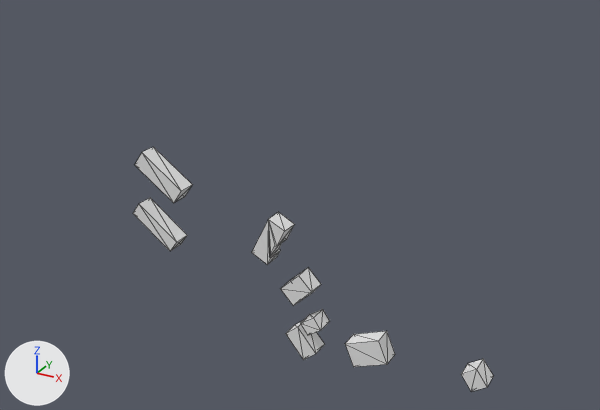
Renders of the glTF model output/glb/tile_215.glb from each side of a commit.
One viewpoint serves both versions: a camera (50 mm lens) standing at (208.0, -332.0, 120.0) and looking at (19.0, 11.0, -51.0). Lighting does not change. The marker at lower left points along +X, +Y and +Z. The older version comes first. Mesh edges are drawn as thin lines.
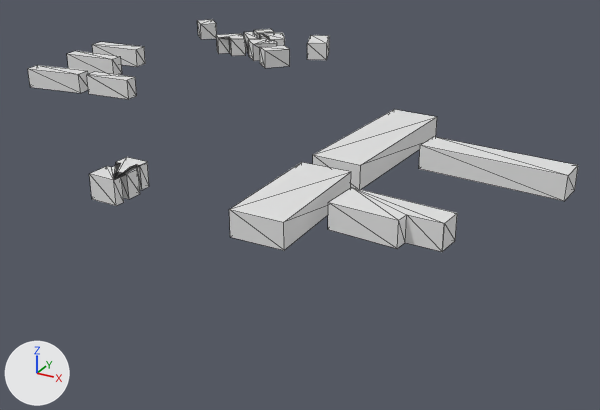
Edits to the bpy script that builds the scene:
```text
Change me_mesh_0:
    used by ob_mesh_0; location = (0.0, 0.0, 0.0)
    remove me_mesh_0.from_pydata(...)  # 72 vertices, 92 faces; spans x -75.0..129.0, y -10.0..0.0, z -129.0..-31.0
    add me_mesh_0.from_pydata(...)  # 182 vertices, 239 faces; spans x -135.0..159.0, y -126.0..132.0, z 0.0..10.0
    me_mesh_0 part 1: the loose piece of 8 vertices spanning x 19.0..37.0, y -10.0..0.0, z -98.0..-80.0 is multiplied about its middle by the matrix ((0.007, 0.0, 0.913), (-0.913, 0.0, 0.007), (0.0, -0.913, 0.0)), then moved by (-142.0, 129.0, 94.0)
    me_mesh_0 part 2: the loose piece of 8 vertices spanning x 30.0..42.0, y -10.0..0.0, z -113.0..-102.0 is multiplied about its middle by the matrix ((1.102, 0.0, -0.198), (0.198, 0.0, 1.102), (0.0, -1.12, 0.0)), then moved by (-102.0, 123.0, 112.0)
    me_mesh_0 part 3: the loose piece of 8 vertices spanning x 19.0..37.0, y -10.0..0.0, z -98.0..-80.0 is copied, and the copy is multiplied about its middle by the matrix ((0.978, 0.0, -0.063), (0.063, 0.0, 0.978), (0.0, -0.98, 0.0)), then moved by (-64.0, 85.0, 94.0); it spans x -45.0..-27.0, y 71.0..89.0, z 0.0..10.0
    me_mesh_0 part 4: the loose piece of 8 vertices spanning x -75.0..-46.0, y -10.0..0.0, z -86.0..-61.0 is multiplied about its middle by the matrix ((0.779, 0.0, -0.674), (0.674, 0.0, 0.779), (0.0, -1.03, 0.0)), then moved by (-56.0, 22.0, 78.0)
    me_mesh_0 part 5: the loose piece of 8 vertices spanning x -75.0..-46.0, y -10.0..0.0, z -86.0..-61.0 is copied, and the copy is multiplied about its middle by the matrix ((0.755, 0.0, -0.73), (0.73, 0.0, 0.755), (0.0, -1.05, 0.0)), then moved by (-50.0, -13.0, 78.0); it spans x -127.0..-95.0, y -24.0..-11.0, z 0.0..10.0
    me_mesh_0 part 6: the loose piece of 16 vertices spanning x 2.0..22.0, y -10.0..0.0, z -78.0..-52.0 is deleted
    me_mesh_0 part 7: the loose piece of 8 vertices spanning x 22.0..40.0, y -10.0..0.0, z -129.0..-110.0 is deleted
    me_mesh_0 part 8: the loose piece of 8 vertices spanning x 117.0..129.0, y -10.0..0.0, z -117.0..-104.0 is deleted
    me_mesh_0 part 9: the loose piece of 8 vertices spanning x 56.0..79.0, y -10.0..0.0, z -124.0..-104.0 is deleted
    me_mesh_0 part 10: the loose piece of 8 vertices spanning x -71.0..-40.0, y -10.0..0.0, z -56.0..-31.0 is deleted
    me_mesh_0 part 11
    71 vertices are added at x -135.0..159.0, y -126.0..125.0, z 0.0
    71 new vertices lie (0.0, 0.0, 10.0) away from vertices in x -135.0..159.0, y -126.0..125.0, z 0.0
    189 new faces join them
```

Location of each change, [x1, y1, x2, y2] in pixels of the pictures (600 x 410 px; the box of a moved part takes in the faces that stretch with it):
'Mesh_0', reshaped (53% wider)
    before: [133, 147, 493, 392]
    after: [28, 20, 578, 252]
part 1 of me_mesh_0, moved or reshaped
    before: [281, 268, 321, 306]
    after: [197, 20, 217, 39]
part 2 of me_mesh_0, moved or reshaped
    before: [300, 309, 330, 335]
    after: [254, 29, 274, 39]
part 3 of me_mesh_0, added
    after: [260, 45, 290, 68]
part 4 of me_mesh_0, moved or reshaped
    before: [133, 198, 187, 251]
    after: [67, 51, 122, 75]
part 5 of me_mesh_0, added
    after: [28, 65, 88, 93]
part 6 of me_mesh_0, deleted
    before: [252, 212, 294, 265]
part 7 of me_mesh_0, deleted
    before: [286, 321, 325, 360]
part 8 of me_mesh_0, deleted
    before: [461, 359, 493, 392]
part 9 of me_mesh_0, deleted
    before: [345, 331, 395, 367]
part 10 of me_mesh_0, deleted
    before: [135, 147, 192, 203]
part 11 of me_mesh_0, added
    after: [87, 32, 578, 252]
